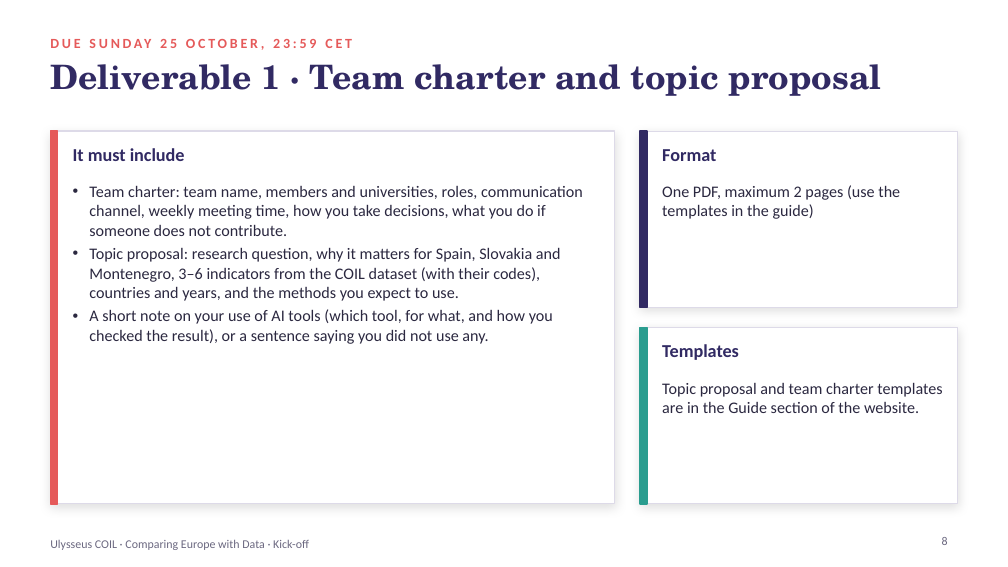
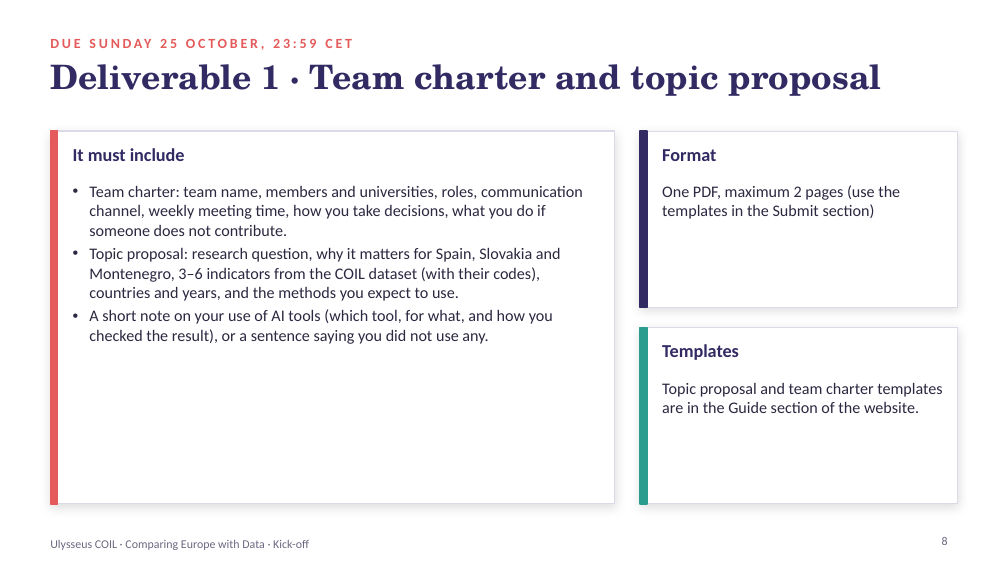
Before and after one commit to coil-europe/coil-europe.github.io, a slide deck: slide 8 of docs/slides/COIL_1_kickoff.pptx. Drawn at 1008x567 pixels with LibreOffice and Linux fonts; fonts in the diff are those of the drawing. Boxes give left, top, right and bottom in pixels: in the first picture for what was removed or moved away, otherwise in the second. Text is boxed around its words. In the diff, an @@ line names an element or a change of style, - is before the commit and + after.

```diff
--- a/docs/slides/COIL_1_kickoff.pptx
+++ b/docs/slides/COIL_1_kickoff.pptx
@@ text at (662, 185, 900, 219): text changed @@
-One PDF, maximum 2 pages (use the templates in the guide)
+One PDF, maximum 2 pages (use the templates in the Submit section)
```
Also in this commit, not shown: 3 other slides changed, 15 other files.
